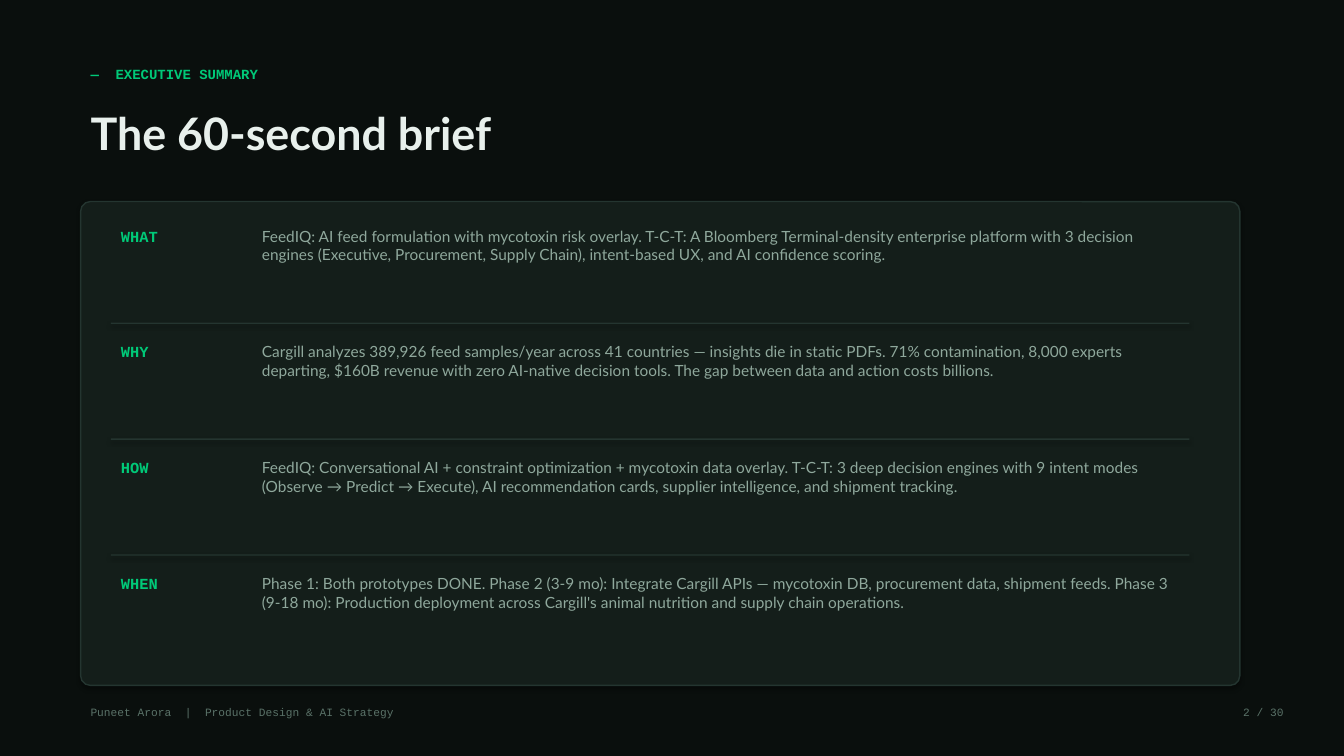
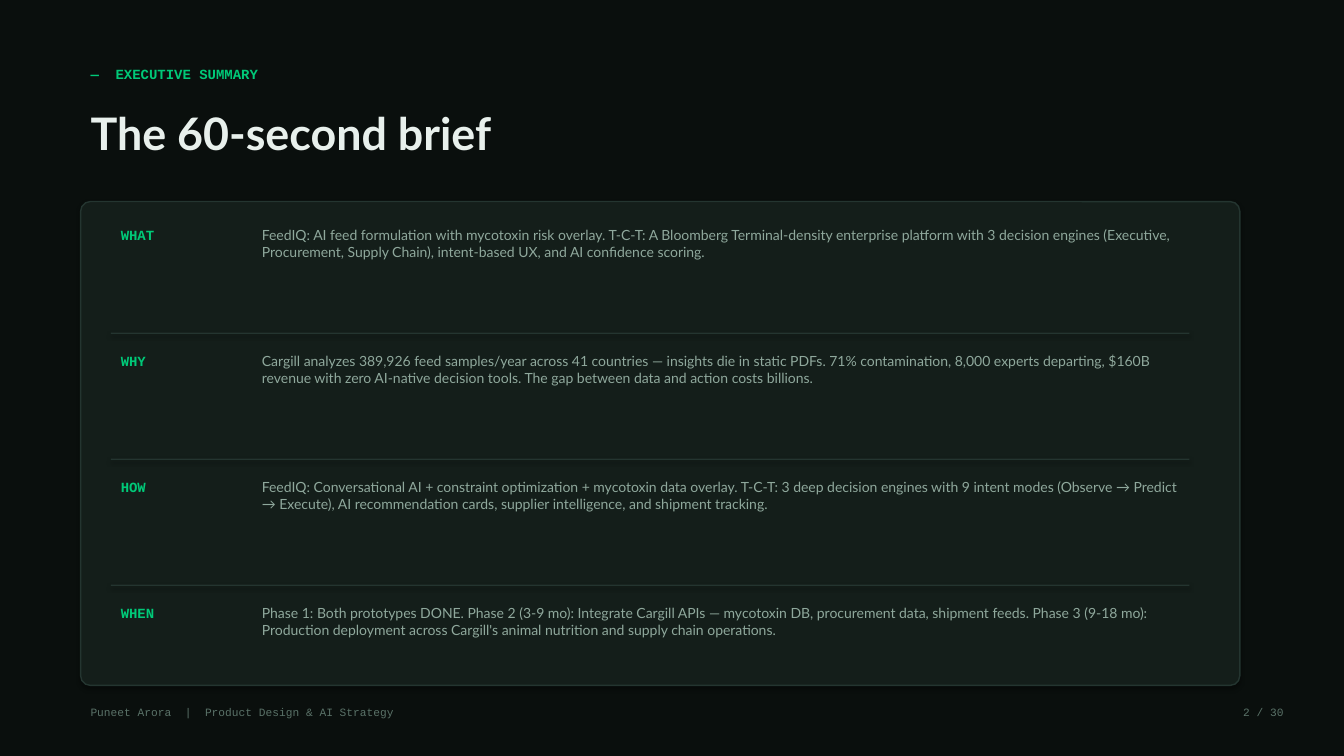
Before and after one commit to puneetindeelhi940/portfolio, a slide deck: slide 2 of FeedIQ-TCT-Case-Study-Puneet-Arora.pptx. Drawn at 1344x756 pixels with LibreOffice and Linux fonts; fonts in the diff are those of the drawing. Boxes give left, top, right and bottom in pixels: in the first picture for what was removed or moved away, otherwise in the second. Text is boxed around its words. In the diff, an @@ line names an element or a change of style, - is before the commit and + after.

```diff
--- a/FeedIQ-TCT-Case-Study-Puneet-Arora.pptx
+++ b/FeedIQ-TCT-Case-Study-Puneet-Arora.pptx
@@ text "WHY": place and size @@
-text "WHY" at box(121, 347, 149, 357)
+text "WHY" at box(121, 357, 146, 366)
@@ rectangle: place and size @@
-rectangle at box(111, 323, 1190, 324)
+rectangle at box(111, 333, 1190, 334)
@@ text "Cargill analyzes 389,926 feed samples/year ...": place and size @@
-text "Cargill analyzes 389,926 feed samples/year ..." at box(262, 345, 1122, 379)
+text "Cargill analyzes 389,926 feed samples/year ..." at box(262, 355, 1149, 386)
@@ text "HOW": place and size @@
-text "HOW" at box(121, 462, 149, 473)
+text "HOW" at box(121, 483, 146, 492)
@@ rectangle: place and size @@
-rectangle at box(111, 439, 1190, 440)
+rectangle at box(111, 459, 1190, 460)
@@ text "FeedIQ: Conversational AI + constraint ...": place and size @@
-text "FeedIQ: Conversational AI + constraint ..." at box(262, 461, 1138, 495)
+text "FeedIQ: Conversational AI + constraint ..." at box(262, 481, 1177, 512)
@@ rectangle: place and size @@
-rectangle at box(111, 555, 1190, 556)
+rectangle at box(111, 585, 1190, 586)
@@ text "WHEN": place and size @@
-text "WHEN" at box(121, 579, 158, 589)
+text "WHEN" at box(121, 609, 154, 618)
@@ size 11 to 10 pt in 8 elements at box(121, 231, 154, 240), box(121, 357, 146, 366), box(262, 229, 1169, 260), box(262, 355, 1149, 386), box(121, 483, 146, 492), box(262, 481, 1177, 512), box(121, 609, 154, 618), box(262, 607, 1147, 638) @@
@@ text "Phase 1: Both prototypes DONE. ...": place and size @@
-text "Phase 1: Both prototypes DONE. ..." at box(262, 577, 1168, 611)
+text "Phase 1: Both prototypes DONE. ..." at box(262, 607, 1147, 638)
```
Also in this commit, not shown: 24 other slides changed, 1 other file.
